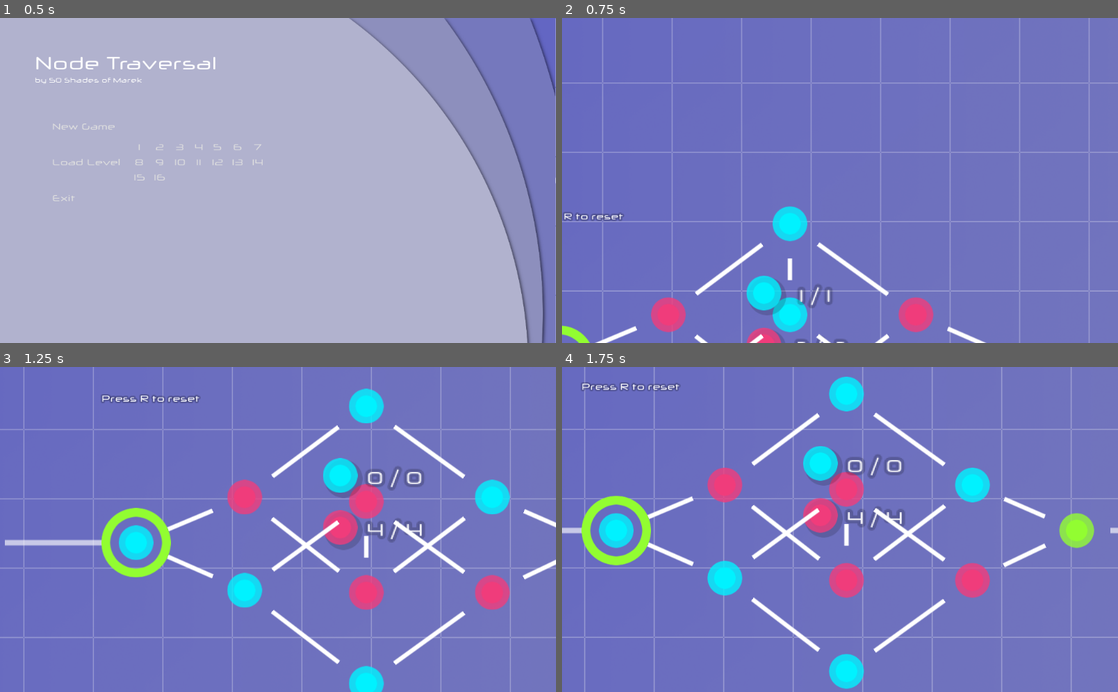
Above: before the commit, frames 1-4 (two rows, left to right).
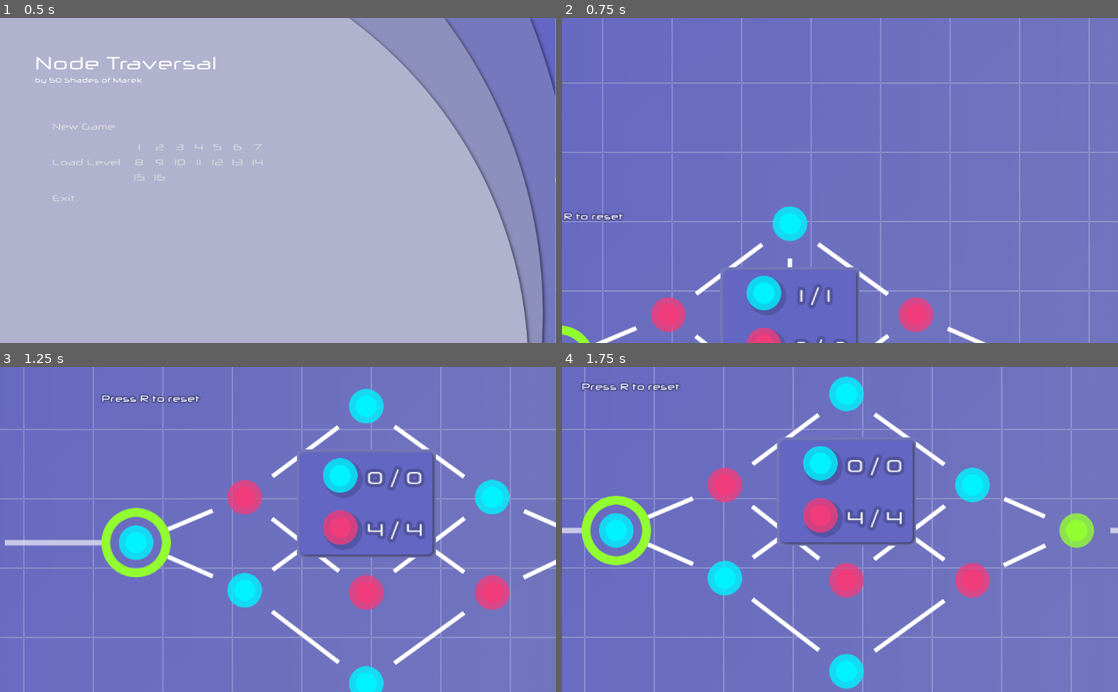
Above: after the commit, the same moments.

Repository: Maaack/Node-Traversal
Game: Godot game, scene res://Scenes/Main.tscn
The game is run twice, just before and just after one commit, with the same random seed, the same clock (stepped at 60 frames per second) and the same inputs.
Inputs (mouse positions are in pixels of both pictures, inside the frame that each line leads up to):
- Up to frame 1 (0.5 s): no input
- Up to frame 2 (0.75 s): click "13" at 0.5 s
- Up to frame 3 (1.25 s): no input
- Up to frame 4 (1.75 s): tap R (game_reset_action) at 1.25 s; move the mouse to (695, 542) at 1.27 s; press the mouse at (695, 542) at 1.28 s

Frame 1 is identical in both runs. In frame 2, 1.0% of the frame differs, in the area x 28-54%, y 76-100%; in frame 3, 1.6%, in the area x 53-79%, y 25-59%; in frame 4, 1.6%.

Commit message:
GAME-03: Put box behind tool list while floating in front.

Diff:
--- a/Scenes/GameLayer/IntrusionLevels/Chapter_0/Level_0_0.tscn
+++ b/Scenes/GameLayer/IntrusionLevels/Chapter_0/Level_0_0.tscn
@@ -10,6 +10,7 @@
 [ext_resource path="res://Scenes/GameLayer/IntrusionLevels/Counters/UnlocksCounter.tscn" type="PackedScene" id=8]
 [ext_resource path="res://Assets/Sounds/327736__distillerystudio__error-03.wav" type="AudioStream" id=9]
 [ext_resource path="res://Assets/Sounds/327724__distillerystudio__button-03.wav" type="AudioStream" id=10]
+[ext_resource path="res://Scenes/GameLayer/UIBox/BaseUiBoxNode.tscn" type="PackedScene" id=11]
 
 [sub_resource type="Animation" id=1]
 resource_name = "Focus"
@@ -37,6 +38,30 @@
 "transitions": PoolRealArray( 1, 1, 1 ),
 "update": 0,
 "values": [ Vector2( 2, 2 ), Vector2( 2, 2 ), Vector2( 1, 1 ) ]
+}
+tracks/2/type = "value"
+tracks/2/path = NodePath("../BaseUiBoxNode:position")
+tracks/2/interp = 1
+tracks/2/loop_wrap = true
+tracks/2/imported = false
+tracks/2/enabled = true
+tracks/2/keys = {
+"times": PoolRealArray( 0, 3, 3.5 ),
+"transitions": PoolRealArray( 1, 1, 1 ),
+"update": 0,
+"values": [ Vector2( 640, 128 ), Vector2( 640, 128 ), Vector2( 1032, -8 ) ]
+}
+tracks/3/type = "value"
+tracks/3/path = NodePath("../BaseUiBoxNode:scale")
+tracks/3/interp = 1
+tracks/3/loop_wrap = true
+tracks/3/imported = false
+tracks/3/enabled = true
+tracks/3/keys = {
+"times": PoolRealArray( 0, 3, 3.5 ),
+"transitions": PoolRealArray( 1, 1, 1 ),
+"update": 0,
+"values": [ Vector2( 1, 1 ), Vector2( 1, 1 ), Vector2( 1e-05, 1e-05 ) ]
 }
 
 [node name="Level_0_0" type="Node2D" groups=[
@@ -87,9 +112,21 @@
 "_edit_use_anchors_": false
 }
 
+[node name="BaseUiBoxNode" parent="." instance=ExtResource( 11 )]
+modulate = Color( 1, 1, 1, 0.75 )
+position = Vector2( 1032, -8 )
+scale = Vector2( 1e-05, 1e-05 )
+
+[node name="BaseUIBox" parent="BaseUiBoxNode" index="0"]
+anchor_left = 1.0
+anchor_right = 1.0
+margin_left = -256.0
+margin_top = 0.0
+margin_right = 0.0
+margin_bottom = 104.0
+
 [node name="ToolsNode" type="Node2D" parent="."]
-position = Vector2( 624, 160 )
-scale = Vector2( 2, 2 )
+position = Vector2( 1000, 24 )
 
 [node name="UnlocksCounter" parent="ToolsNode" instance=ExtResource( 8 )]
 
@@ -103,3 +140,5 @@
 [node name="ErrorAudio" type="AudioStreamPlayer" parent="."]
 stream = ExtResource( 9 )
 volume_db = -15.0
+
+[editable path="BaseUiBoxNode"]
--- a/Scenes/GameLayer/IntrusionLevels/Chapter_1/Level_1_0.tscn
+++ b/Scenes/GameLayer/IntrusionLevels/Chapter_1/Level_1_0.tscn
@@ -44,5 +44,18 @@
 target_a_path = NodePath("../OpenNode2")
 target_b_path = NodePath("../DestinationNode")
 
+[node name="BaseUiBoxNode" parent="." index="13"]
+position = Vector2( 640, 128 )
+scale = Vector2( 1, 1 )
+
+[node name="BaseUIBox" parent="BaseUiBoxNode" index="0"]
+margin_bottom = 200.0
+
+[node name="ToolsNode" parent="." index="14"]
+position = Vector2( 624, 160 )
+scale = Vector2( 2, 2 )
+
 [node name="RedUnlocksCounter" parent="ToolsNode" index="1" instance=ExtResource( 3 )]
 position = Vector2( -80, 56 )
+
+[editable path="BaseUiBoxNode"]
--- a/Scenes/GameLayer/IntrusionLevels/Chapter_1/Level_1_1.tscn
+++ b/Scenes/GameLayer/IntrusionLevels/Chapter_1/Level_1_1.tscn
@@ -12,6 +12,7 @@
 [ext_resource path="res://Scenes/GameLayer/IntrusionLevels/Counters/RedUnlocksCounter.tscn" type="PackedScene" id=10]
 [ext_resource path="res://Assets/Sounds/327736__distillerystudio__error-03.wav" type="AudioStream" id=11]
 [ext_resource path="res://Assets/Sounds/327724__distillerystudio__button-03.wav" type="AudioStream" id=12]
+[ext_resource path="res://Scenes/GameLayer/UIBox/BaseUiBoxNode.tscn" type="PackedScene" id=13]
 
 [sub_resource type="Animation" id=1]
 resource_name = "Focus"
@@ -39,6 +40,30 @@
 "transitions": PoolRealArray( 1, 1, 1 ),
 "update": 0,
 "values": [ Vector2( 2, 2 ), Vector2( 2, 2 ), Vector2( 1, 1 ) ]
+}
+tracks/2/type = "value"
+tracks/2/path = NodePath("../BaseUiBoxNode:position")
+tracks/2/interp = 1
+tracks/2/loop_wrap = true
+tracks/2/imported = false
+tracks/2/enabled = true
+tracks/2/keys = {
+"times": PoolRealArray( 0, 3, 3.5 ),
+"transitions": PoolRealArray( 1, 1, 1 ),
+"update": 0,
+"values": [ Vector2( 640, 128 ), Vector2( 640, 128 ), Vector2( 1032, -8 ) ]
+}
+tracks/3/type = "value"
+tracks/3/path = NodePath("../BaseUiBoxNode:scale")
+tracks/3/interp = 1
+tracks/3/loop_wrap = true
+tracks/3/imported = false
+tracks/3/enabled = true
+tracks/3/keys = {
+"times": PoolRealArray( 0, 3, 3.5 ),
+"transitions": PoolRealArray( 1, 1, 1 ),
+"update": 0,
+"values": [ Vector2( 1, 1 ), Vector2( 1, 1 ), Vector2( 1e-05, 1e-05 ) ]
 }
 
 [node name="Level_1_1" type="Node2D" groups=[
@@ -123,9 +148,20 @@
 "_edit_use_anchors_": false
 }
 
+[node name="BaseUiBoxNode" parent="." instance=ExtResource( 13 )]
+position = Vector2( 1032, -8 )
+scale = Vector2( 1e-05, 1e-05 )
+
+[node name="BaseUIBox" parent="BaseUiBoxNode" index="0"]
+anchor_left = 1.0
+anchor_right = 1.0
+margin_left = -256.0
+margin_top = 0.0
+margin_right = 0.0
+margin_bottom = 200.0
+
 [node name="ToolsNode" type="Node2D" parent="."]
-position = Vector2( 624, 160 )
-scale = Vector2( 2, 2 )
+position = Vector2( 1000, 24 )
 
 [node name="UnlocksCounter" parent="ToolsNode" instance=ExtResource( 1 )]
 
@@ -142,3 +178,5 @@
 [node name="ErrorAudio" type="AudioStreamPlayer" parent="."]
 stream = ExtResource( 11 )
 volume_db = -15.0
+
+[editable path="BaseUiBoxNode"]
--- a/Scenes/GameLayer/IntrusionLevels/Chapter_1/Level_1_2.tscn
+++ b/Scenes/GameLayer/IntrusionLevels/Chapter_1/Level_1_2.tscn
@@ -71,42 +71,46 @@
 target_a_path = NodePath("../../Level_1_2/OpenNode2")
 target_b_path = NodePath("../RedNode2")
 
-[node name="IntrusionPath8" parent="." index="22" instance=ExtResource( 2 )]
+[node name="IntrusionPath8" parent="." index="20" instance=ExtResource( 2 )]
 position = Vector2( 188, 214 )
 target_a_path = NodePath("../StartingNode")
 target_b_path = NodePath("../OpenNode3")
 
-[node name="IntrusionPath9" parent="." index="23" instance=ExtResource( 2 )]
+[node name="IntrusionPath9" parent="." index="21" instance=ExtResource( 2 )]
 position = Vector2( 400, 214 )
 target_a_path = NodePath("../RedNode")
 target_b_path = NodePath("../OpenNode5")
 
-[node name="IntrusionPath10" parent="." index="24" instance=ExtResource( 2 )]
+[node name="IntrusionPath10" parent="." index="22" instance=ExtResource( 2 )]
 position = Vector2( 744, 214 )
 target_a_path = NodePath("../RedNode4")
 target_b_path = NodePath("../RedNode3")
 
-[node name="IntrusionPath11" parent="." index="25" instance=ExtResource( 2 )]
+[node name="IntrusionPath11" parent="." index="23" instance=ExtResource( 2 )]
 position = Vector2( 744.25, 386 )
 target_a_path = NodePath("../RedNode2")
 target_b_path = NodePath("../RedNode3")
 
-[node name="IntrusionPath12" parent="." index="26" instance=ExtResource( 2 )]
+[node name="IntrusionPath12" parent="." index="24" instance=ExtResource( 2 )]
 position = Vector2( 840, 300 )
 target_a_path = NodePath("../RedNode3")
 target_b_path = NodePath("../DestinationNode")
 
-[node name="IntrusionPath13" parent="." index="27" instance=ExtResource( 2 )]
+[node name="IntrusionPath13" parent="." index="25" instance=ExtResource( 2 )]
 position = Vector2( 628, 214 )
 target_a_path = NodePath("../OpenNode5")
 target_b_path = NodePath("../RedNode3")
 
-[node name="IntrusionPath14" parent="." index="28" instance=ExtResource( 2 )]
+[node name="IntrusionPath14" parent="." index="26" instance=ExtResource( 2 )]
 position = Vector2( 628, 214 )
 target_a_path = NodePath("../OpenNode4")
 target_b_path = NodePath("../RedNode4")
 
-[node name="IntrusionPath15" parent="." index="29" instance=ExtResource( 2 )]
+[node name="IntrusionPath15" parent="." index="27" instance=ExtResource( 2 )]
 position = Vector2( 628.25, 386 )
 target_a_path = NodePath("../OpenNode4")
 target_b_path = NodePath("../RedNode2")
+
+[node name="ToolsNode" parent="." index="29"]
+position = Vector2( 1000, 24 )
+scale = Vector2( 1, 1 )
--- a/Scenes/GameLayer/IntrusionLevels/Chapter_2/Level_2_0.tscn
+++ b/Scenes/GameLayer/IntrusionLevels/Chapter_2/Level_2_0.tscn
@@ -106,5 +106,18 @@
 target_a_path = NodePath("../RedNode2")
 target_b_path = NodePath("../OpenNode3")
 
+[node name="BaseUiBoxNode" parent="." index="27"]
+position = Vector2( 1032, -8 )
+scale = Vector2( 1e-05, 1e-05 )
+
+[node name="BaseUIBox" parent="BaseUiBoxNode" index="0"]
+margin_bottom = 296.0
+
+[node name="ToolsNode" parent="." index="28"]
+position = Vector2( 1000, 24 )
+scale = Vector2( 1, 1 )
+
 [node name="YellowUnlocksCounter" parent="ToolsNode" index="2" instance=ExtResource( 2 )]
 position = Vector2( -80, 104 )
+
+[editable path="BaseUiBoxNode"]
--- a/Scenes/GameLayer/IntrusionLevels/Chapter_2/Level_2_1.tscn
+++ b/Scenes/GameLayer/IntrusionLevels/Chapter_2/Level_2_1.tscn
@@ -267,3 +267,13 @@
 
 [node name="DestinationPath" parent="." index="50"]
 position = Vector2( 1080, 300 )
+
+[node name="BaseUiBoxNode" parent="." index="53"]
+position = Vector2( 640, 128 )
+scale = Vector2( 1, 1 )
+
+[node name="ToolsNode" parent="." index="54"]
+position = Vector2( 624, 160 )
+scale = Vector2( 2, 2 )
+
+[editable path="BaseUiBoxNode"]
--- /dev/null
+++ b/Scenes/GameLayer/UIBox/BaseUiBoxNode.tscn
@@ -0,0 +1,11 @@
+[gd_scene load_steps=2 format=2]
+
+[ext_resource path="res://Scenes/GameLayer/UIBox/BaseUIBox.tscn" type="PackedScene" id=1]
+
+[node name="BaseUiBoxNode" type="Node2D"]
+
+[node name="BaseUIBox" parent="." instance=ExtResource( 1 )]
+margin_left = 0.0641098
+margin_top = -0.201504
+margin_right = 80.0641
+margin_bottom = 79.7985
Not shown: 1 places in Scenes/GameLayer/IntrusionLevels/Chapter_0/Level_0_0.tscn that only renumber resources
Not shown: 1 places in Scenes/GameLayer/IntrusionLevels/Chapter_1/Level_1_1.tscn that only renumber resources
